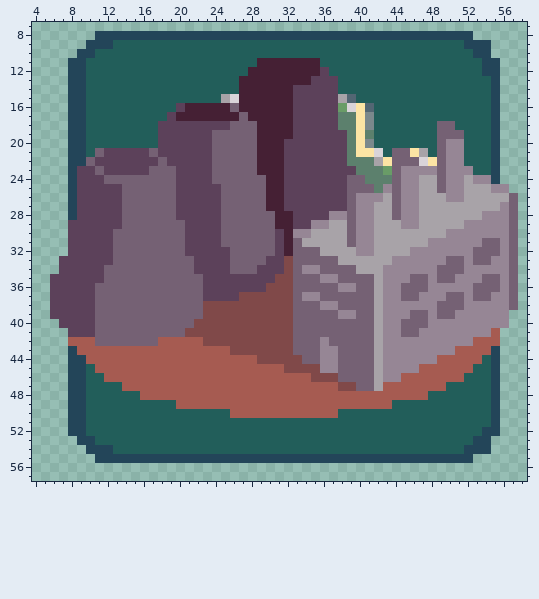
Edited in one commit: pixel-art file (assets/aseprite/facilities.aseprite). The picture above is the old version.
64x64 pixels, 1 frame. Shown: x 4..58, y 7..57.
The result:
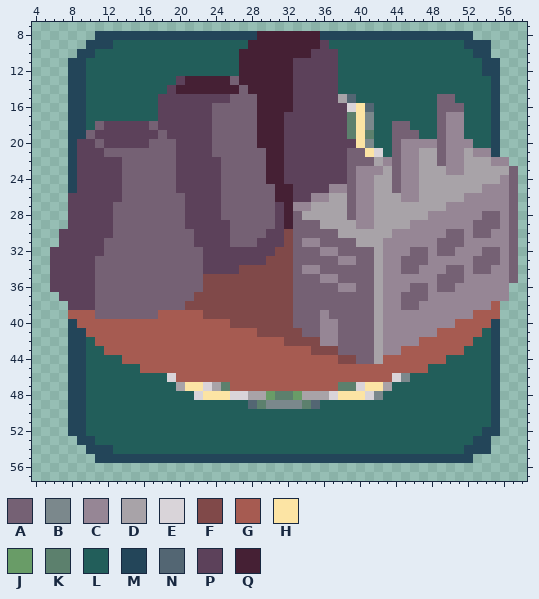
Palette (. is transparent): A #756174  B #7b888c  C #968695  D #a8a3a8  E #d9d4d9  F #804949  G #a65b51  H #fce4a4  J #699c67  K #5c806d  L #225e5a  M #234559  N #536673  P #5c415a  Q #452034
The exact change:
layer "CoalPlant/Circle" now shown
layer "CoalPlant/Chimney3" now shown
layer "CoalPlant/Chimney2" now shown
layer "CoalPlant/Fore" now shown
layer "CoalPlant/Detail" now shown
Changed rows in their new state; - is an unchanged pixel.
Layer "CoalPlantFlat":
first column x 6:
 8 -----------------------QQQQQQQ----------------------
 9 ----------------------QQQQQQQQP---------------------
10 ---------------------QQQQQQQQPPP--------------------
11 ---------------------QQ----PPPPP--------------------
12 ---------------------Q-----PPP-P--------------------
13 --------------PQQQQQA------PP-----------------------
14 -------------PQQQQQQQA------------------------------
15 ------------PPPPPPPPAAA--------------------AA-------
16 ------------PP-PPPAA-AA---------P----------AAA------
17 ------------P-PPPPAAA-A---P-----P----------ACC------
18 -----APPPPPA------AA------P-----P-----AA----CC------
19 ----APPPPPPPA-------------P-----------AAA---CC------
20 ---PPAPPPPPAAA-------------------P----ACCCC---C-----
21 ---PPPAAAAA-AA---------A---------AA----CC-D---DCC---
22 ---PP---AAAA-A----P----A---------AAA-C-CCDD---DDDCC-
23 -----P--AAA-------P----A---------ACCCD---DDD--DDDDDA
24 ------PP----------P---------------CCDD-----DDD-DDDCA
25 ------------------------A-Q----CC-CCDD-----DDD--C--A
26 --P-----------A---------A-Q--CCDD---D-D-----DDCCCCC-
27 --P----A------A---------APQCCDDDD-----DDD---CCCCCC--
28 --P----A------A----------P-ADDDDD-----DDD-CCCCCCAA--
29 -------A-----------P-----P-AAAD--D-----D-CCCCC-AAA--
30 -P-------------A---P----P-FAAAAA-DDD--CCCCCCAA-AA---
31 -P----A--------A---P---PP-F-CCAAA-DD-CCCCC-AAA--CC--
32 PP----A--------AA---PPPPPFF---CCAAAA-CCCAA-AA--C----
33 P----AA---------A---PPPPFF------CCAA-C-AAA--CC---A--
34 P----A----------A---PFFFFF--------AA---AA--C---AA---
35 -----A-----------FFFFFFFF---------------CC---A--CC--
36 -----------------FFFFFFF---------------C---AA--CCC-.
37 .---------------FFFFF-------AA-----------A--CC-CC--.
38 ..-------------FF-------------AA-------AA--CCC---G..
39 ..GGG-------GGGGG-------------C-AA------CC-CC--GGG.-
40 -.MGGGGGGGGGGGGGGGGG----------CC-------CCC---GGGGM.-
41 --MMGGGGGGGGGGGGGGGGGGG----F--CC-------CC--GGGGGLM--
42 --MMLGGGGGGG-----GGGGGGGGG-FFF-C---------GGGGGGLLM--
43 ---MLL--------------GGGGGGGGGFFF-------GGGGGG-LLL---
44 ----LLLL---------------GGGGGGGGGFF---GGGGGG-LLLL----
45 -----LLLLL----------------GGGGGGGGGGGGGGG-LLLLL-----
46 ------LLLLLLLE---------------GGGGGGGGGEBLLLLLL------
47 --------LLLLLLDHHEDK------------KKEHHDLLLLLL--------
48 ----------LLLLLLEHHHEEDDJKKJDDDEHHHEBLLLLL----------
49 --------------LLLLLLLLNKBBBBKNLLLLLLLL--------------
50 --------------------LLLLLLLLLLLL--------------------
Changed places in both pictures, as pixel boxes (x1, y1, x2, y2):
changed: (50, 31, 518, 418)
